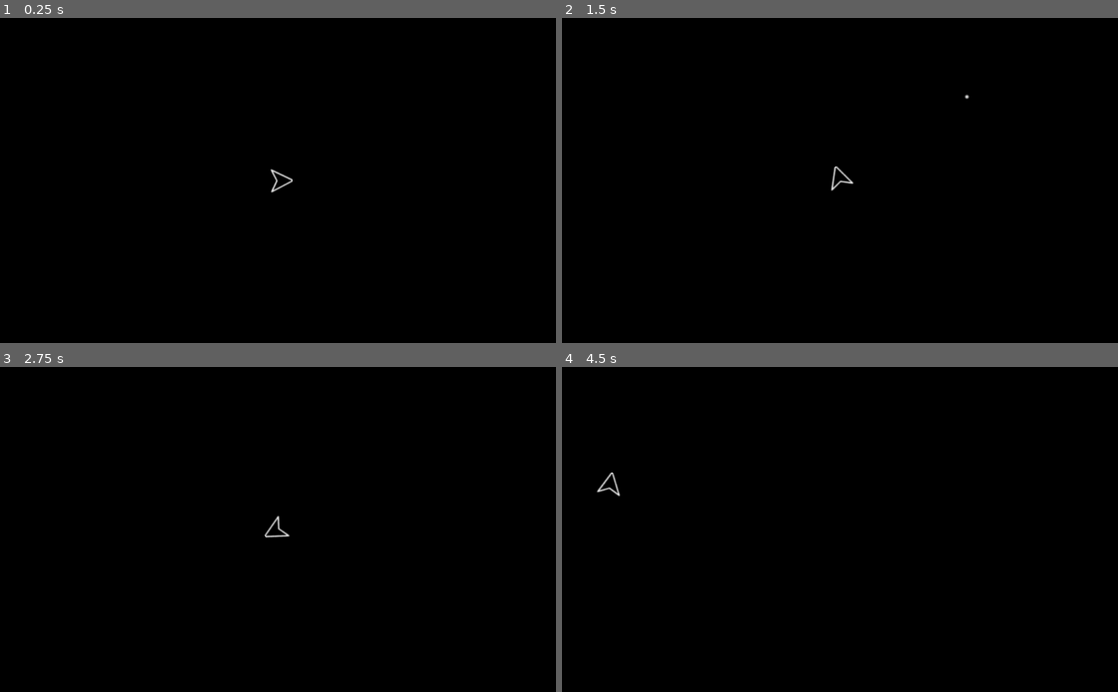
Above: before the commit, frames 1-4 (two rows, left to right).
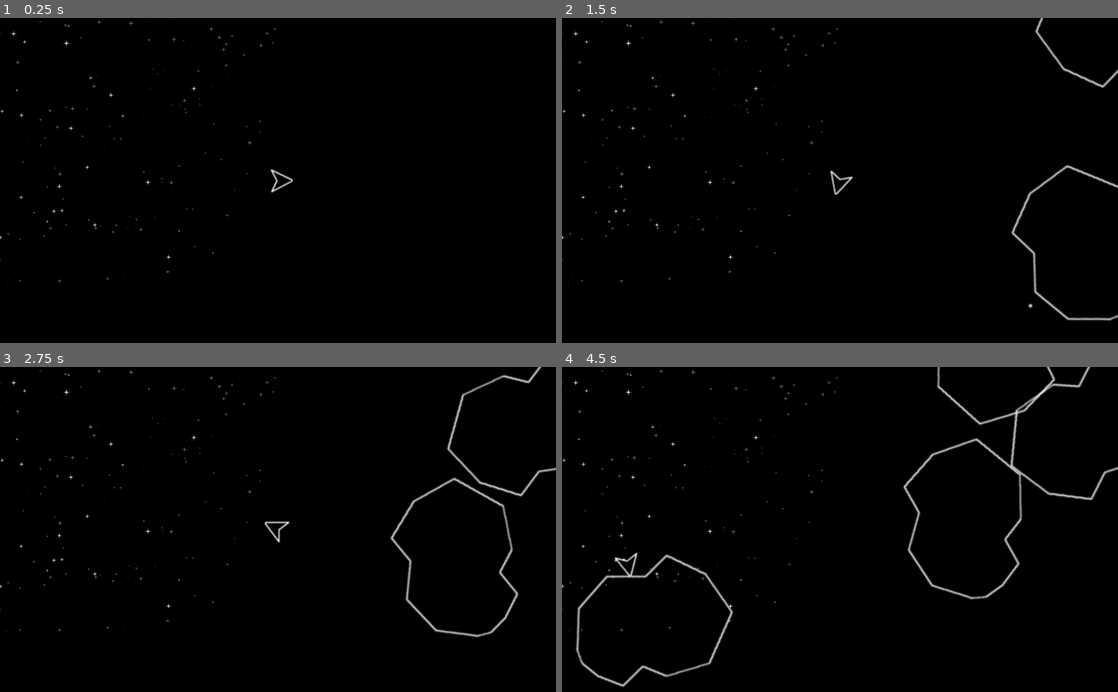
Above: after the commit, the same moments.

Repository: olatheander/Asteroids
Game: Godot game, scene res://Main.tscn
Same seed, same stepped clock (60 frames per second), same inputs: the game is played once before the commit and once after it. The project has no main scene, so this scene is started directly.
Inputs:
- Up to frame 1 (0.25 s): no input
- Up to frame 2 (1.5 s): tap Enter at 0.5 s; hold Right (ui_right) 0.53-1.28 s; tap Space at 0.77 s; hold Down (ui_down) from 1.28 s (still down)
- Up to frame 3 (2.75 s): tap Space at 1.52 s; release Down (ui_down) at 2.03 s; hold Right (ui_right) from 2.03 s (still down)
- Up to frame 4 (4.5 s): release Right (ui_right) at 2.78 s; hold Up (ui_up) 2.78-3.53 s; tap Space at 3.02, 3.77 s; hold Left (ui_left) from 3.53 s (still down)

The runs differ from the first frame. In frame 1, 0.3% of the frame differs, in the area x 0-50%, y 0-82%; in frame 2, 1.3%; in frame 3, 1.8%; in frame 4, 2.9%, in the area x 0-100%, y 0-99%.

Commit message:
Implemented simple shooting of boulders.

Diff:
--- /dev/null
+++ b/Boulder 1.gd
@@ -0,0 +1,40 @@
+extends KinematicBody2D
+
+signal boulder_removed
+
+export (float) var rotation_speed = 0.1
+export (int) var speed = 100
+var rotation_dir = 0
+
+func _ready():
+    # Called when the node is added to the scene for the first time.
+    # Initialization here
+    rotation_dir = sign(rand_range(-1, 1))
+
+func _physics_process(delta):
+    var velocity = Vector2(speed, 0).rotated(rotation) * delta
+    rotation += rotation_dir * rotation_speed * delta
+    var collision = move_and_collide(velocity)
+    _remove_when_offscreen()
+    if collision:
+        #velocity = velocity.bounce(collision.normal)
+        _boulder_collision(collision)
+
+func _boulder_collision(collision):
+    pass
+
+func _remove_when_offscreen():
+    var screensize = get_viewport_rect().size
+
+    if global_position.y < 0 \
+        or global_position.y > screensize.y \
+        or global_position.x < 0 \
+        or global_position.x > screensize.x:
+            _remove_rock()
+
+func _remove_rock():
+    queue_free()
+    emit_signal("boulder_removed")
+
+func on_bullet_hit(bullet):
+    _remove_rock()
--- /dev/null
+++ b/Boulder 1.tscn
@@ -0,0 +1,21 @@
+[gd_scene load_steps=3 format=2]
+
+[ext_resource path="res://Boulder 1.gd" type="Script" id=1]
+[ext_resource path="res://Boulder 1.png" type="Texture" id=2]
+
+[node name="Boulder 1" type="KinematicBody2D"]
+
+input_pickable = false
+collision_layer = 1
+collision_mask = 1
+collision/safe_margin = 0.08
+script = ExtResource( 1 )
+
+[node name="Sprite" type="Sprite" parent="." index="0"]
+
+texture = ExtResource( 2 )
+
+[node name="CollisionPolygon2D" type="CollisionPolygon2D" parent="." index="1"]
+
+build_mode = 0
+polygon = PoolVector2Array( -60.7776, -170.751, 13.6036, -155.787, 48.8137, -94.1692, 101.629, -78.3247, 108.231, 0.89798, 71.2601, 80.1206, -29.5287, 89.3633, -91.5864, 32.1469, -97.7482, -14.0663, -145.722, -29.4707, -153.204, -78.7648, -146.602, -114.855, -129.877, -135.101 )
--- a/Bullet.gd
+++ b/Bullet.gd
@@ -1,6 +1,6 @@
 extends KinematicBody2D
 
-var speed = 400
+var speed = 600
 
 func _ready():
     pass
@@ -13,8 +13,19 @@
 func _physics_process(delta):
     var velocity = Vector2(speed, 0).rotated(rotation) * delta
     var collision = move_and_collide(velocity)
+    _remove_when_offscreen()
     if collision:
-        _bullet_hit()
+        _bullet_hit(collision)
 
-func _bullet_hit():
-    pass
+func _bullet_hit(collision):
+    collision.collider.on_bullet_hit(self)
+    queue_free()    # Bullet is consumed by impact.
+
+func _remove_when_offscreen():
+    var screensize = get_viewport_rect().size
+
+    if global_position.y < 0 \
+        or global_position.y > screensize.y \
+        or global_position.x < 0 \
+        or global_position.x > screensize.x:
+        queue_free()
--- a/Main.gd
+++ b/Main.gd
@@ -1,16 +1,51 @@
 extends Node2D
 
+const MAX_SPAWNED = 5
+const BOULDER = preload("res://Boulder 1.tscn")
 var score = 0
+var currentSpawned = 0
 
-#func _ready():
+func _ready():
+    # Create the spawn curve for the boulders.
+    var boulderCurve = Curve2D.new()
+    var screensize = get_viewport_rect().size
+    boulderCurve.add_point(Vector2(0, 0))
+    boulderCurve.add_point(Vector2(screensize.x, 0))
+    boulderCurve.add_point(Vector2(screensize.x, screensize.y))
+    boulderCurve.add_point(Vector2(0, screensize.y))
+    boulderCurve.add_point(Vector2(0, 0))
+
+    $BoulderPath.curve = boulderCurve
 
 #func _process(delta):
 #    # Called every frame. Delta is time since last frame.
 #    # Update game logic here.
 #    pass
 
+func new_game():
+    score = 0
+    currentSpawned = 0
+
 func game_over():
     pass
 
-func new_game():
-    score = 0
+func _on_BoulderTimer_timeout():
+    if currentSpawned < MAX_SPAWNED:
+        # Choose a random location on Path2D.
+        $BoulderPath/BoulderSpawnLocation.set_offset(randi())
+        # Create a Boulder instance and add it to the scene.
+        var boulder = BOULDER.instance()
+        boulder.connect("boulder_removed", self, "_on_Boulder_boulder_removed")
+        add_child(boulder)
+        # Set the boulders's direction perpendicular to the path direction.
+        var direction = $BoulderPath/BoulderSpawnLocation.rotation + PI / 2
+        # Set the boulder's position to a random location.
+        boulder.position = $BoulderPath/BoulderSpawnLocation.position
+        # Add some randomness to the direction.
+        direction += rand_range(-PI / 4, PI / 4)
+        boulder.rotation = direction
+
+        currentSpawned += 1
+
+func _on_Boulder_boulder_removed():
+    currentSpawned -= 1
--- a/Main.tscn
+++ b/Main.tscn
@@ -1,7 +1,15 @@
-[gd_scene load_steps=3 format=2]
+[gd_scene load_steps=5 format=2]
 
 [ext_resource path="res://Main.gd" type="Script" id=1]
 [ext_resource path="res://Spaceship.tscn" type="PackedScene" id=2]
+[ext_resource path="res://Stars.png" type="Texture" id=3]
+
+[sub_resource type="Curve2D" id=1]
+
+bake_interval = 5.0
+_data = {
+"points": PoolVector2Array(  )
+}
 
 [node name="Main" type="Node2D" index="0"]
 
@@ -13,3 +21,32 @@
 [node name="StartPosition" type="Position2D" parent="." index="0"]
 
 [node name="Spaceship" parent="." index="1" instance=ExtResource( 2 )]
+
+[node name="BoulderPath" type="Path2D" parent="." index="2"]
+
+self_modulate = Color( 0.5, 0.6, 1, 0.7 )
+curve = SubResource( 1 )
+
+[node name="BoulderSpawnLocation" type="PathFollow2D" parent="BoulderPath" index="0"]
+
+offset = 0.0
+h_offset = 0.0
+v_offset = 0.0
+rotate = true
+cubic_interp = true
+loop = true
+lookahead = 4.0
+
+[node name="BoulderTimer" type="Timer" parent="." index="3"]
+
+process_mode = 1
+wait_time = 0.75
+one_shot = false
+autostart = true
+
+[node name="Stars" type="Sprite" parent="." index="4"]
+
+texture = ExtResource( 3 )
+_sections_unfolded = [ "Transform" ]
+
+[connection signal="timeout" from="BoulderTimer" to="." method="_on_BoulderTimer_timeout"]
--- a/Spaceship.gd
+++ b/Spaceship.gd
@@ -21,9 +21,9 @@
     var velocity = Vector2() # The player's movement vector.
     var rotation_dir = 0
     if Input.is_action_pressed("ui_right"):
+        rotation_dir += 1
+    if Input.is_action_pressed("ui_left"):
         rotation_dir -= 1
-    if Input.is_action_pressed("ui_left"):
-        rotation_dir += 1
     if Input.is_action_pressed("ui_down"):
         speed -= 10
     if Input.is_action_pressed("ui_up"):
@@ -31,18 +31,18 @@
     if Input.is_key_pressed(KEY_SPACE):
         _fire_bullet()
 
-    speed = clamp(speed, 0, 600)
+    speed = clamp(speed, 0, 400)
     velocity = Vector2(speed, 0).rotated(rotation) * delta
     rotation += rotation_dir * rotation_speed * delta
     var collision = move_and_collide(velocity)
     if collision:
-        _ship_collision()
+        _ship_collision(collision)
 
     # Keep ship within screen boundaries.
     position.x = clamp(position.x, 0, screensize.x)
     position.y = clamp(position.y, 0, screensize.y)
 
-func _ship_collision():
+func _ship_collision(collision):
     pass
 
 func _fire_bullet():
Binary file added: Boulder 1.png
Not shown, added: Boulder 1.png.import
Binary file added: Boulder 2.png
Not shown, added: Boulder 2.png.import
Binary file added: Boulder 3.png
Not shown, added: Boulder 3.png.import
Binary file added: Boulder 4.png
Not shown, added: Boulder 4.png.import
Binary file added: Stars.png
Not shown, added: Stars.png.import
Not shown, added: gimp/Sprites.xcf
